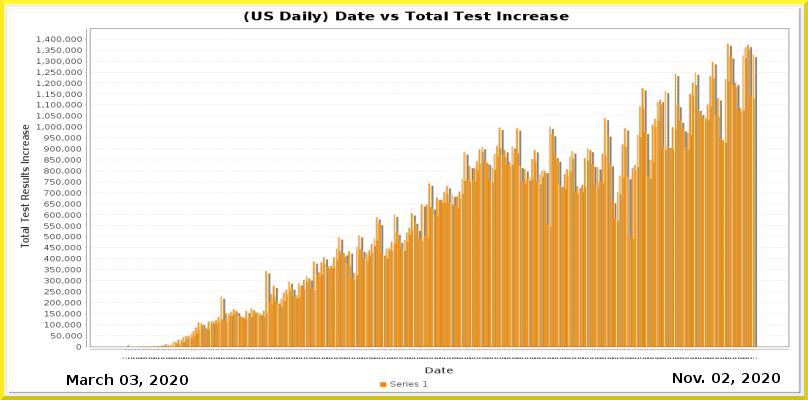
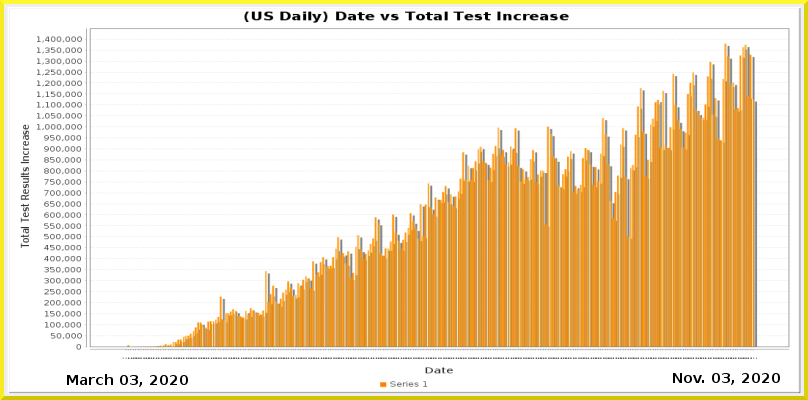
Before/after of a w=808, h=400 layered artwork. What changed in the layer stack:
painted on "Current Date" over [left=722, top=373, right=730, bottom=383]
painted on "Date_vs_TestIncrease.png" over [left=130, top=43, right=758, bottom=359]
